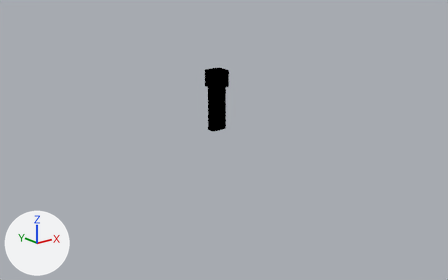
Before and after pictures for a commit that changed the Blender file model.blend.
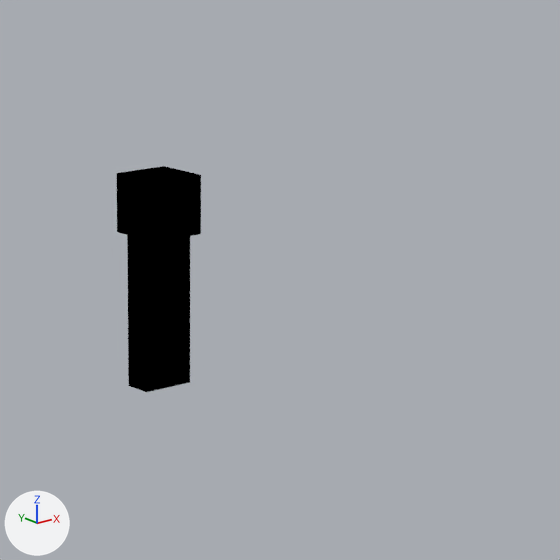
Each version appears first whole from a 50 mm camera at (-12.49, -15.99, 5.94) aimed at (-0.06, -0.46, -0.27), and next in a close-up on the part from 38% to 74% of the width and 7% to 64% of the height. Lighting does not change. The marker at lower left points along +X, +Y and +Z.

The first close-up shows 'Body Layer', 'Hat Layer', 'Left Leg Layer', 'Right Leg Layer'.
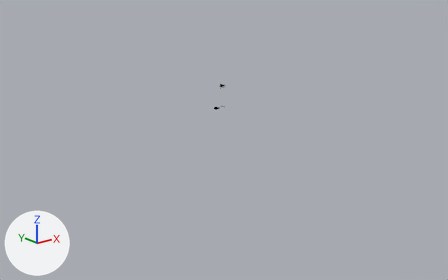
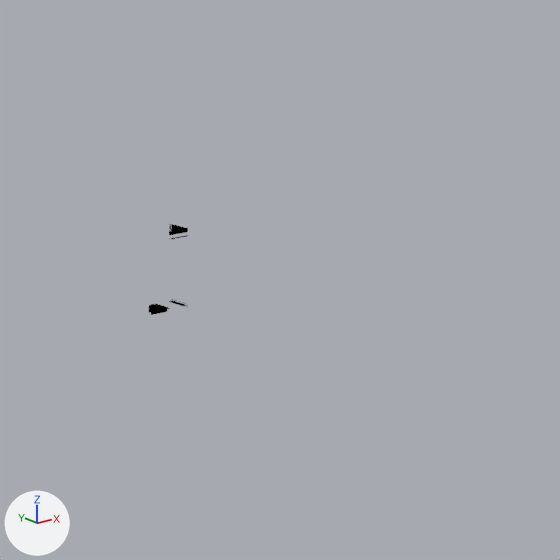
Changed parts and their boxes (x1, y1, x2, y2) in the close-ups (560 x 560 px):
```json
{"object": "Hat Layer", "change": "surface changed", "before": [117, 166, 201, 242], "after": [117, 166, 201, 242], "on screen": "black to grey"}
{"object": "Body Layer", "change": "surface changed", "before": [127, 235, 190, 315], "after": [127, 235, 190, 315], "on screen": "black to grey"}
{"object": "Left Leg Layer", "change": "surface changed", "before": [128, 307, 170, 392], "after": [128, 307, 170, 392], "on screen": "black to grey"}
{"object": "Right Leg Layer", "change": "surface changed", "before": [167, 304, 190, 387], "after": [167, 304, 190, 387], "on screen": "black to grey"}
{"object": "Right Arm Layer Alex", "change": "now drawn", "after": [188, 223, 206, 307]}
```

Scene script edits in JSON lines:
```json
{"block": "mat_material_0", "where": "n1 = _N.new('ShaderNodeGroup'); n1.name = 'Group'"}
{"op": "set", "path": "n1.inputs[5].default_value", "old": "0.0", "new": "1.0", "note": "'Is Transparent'"}
```
